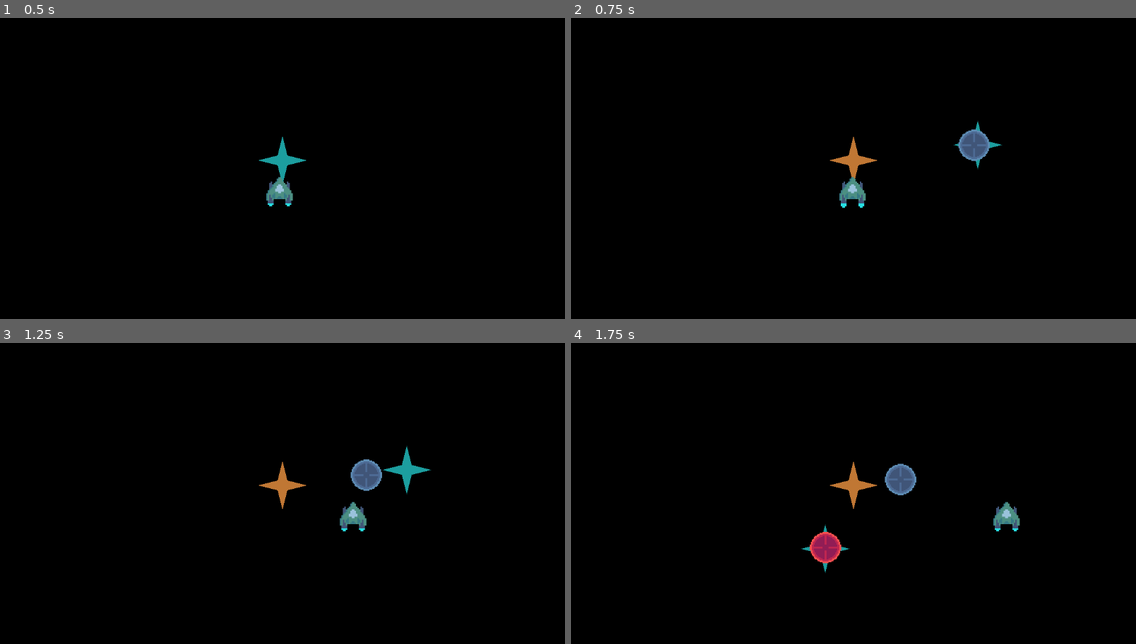
Above: before the commit, frames 1-4 (two rows, left to right).
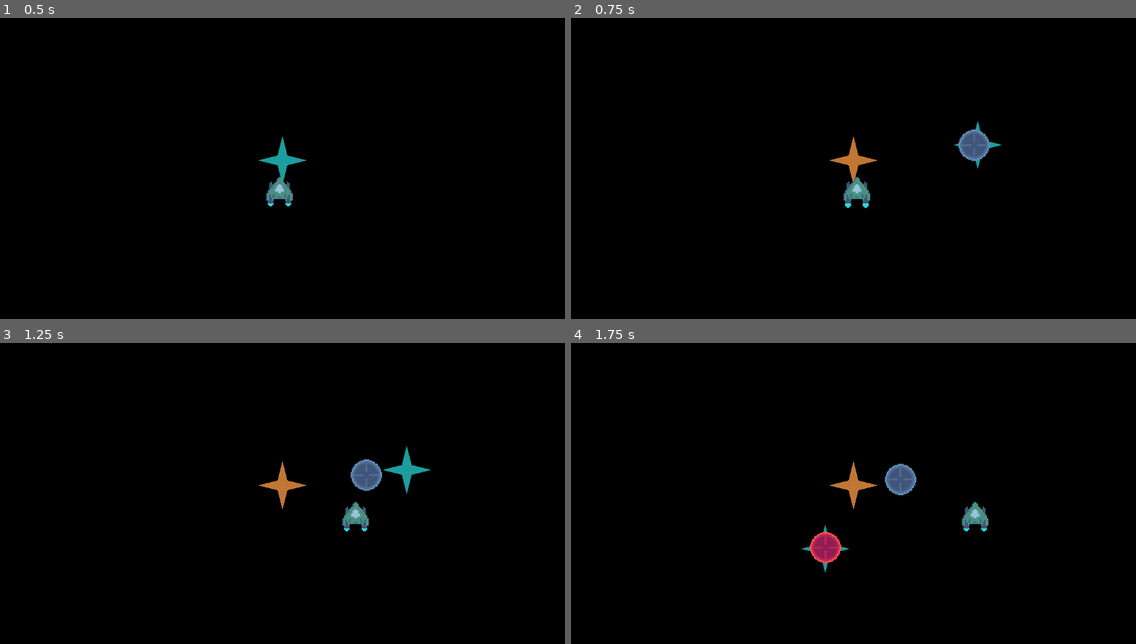
Above: after the commit, the same moments.

Repository: townofdon/godot-physics-test-2d
Game: Godot game, scene res://gameplay.tscn
Two runs of this game, one before a commit and one after it. Both use one fixed random seed, a clock stepped at 60 frames per second and the inputs below.
Inputs (mouse positions are in pixels of both pictures, inside the frame that each line leads up to):
- Up to frame 1 (0.5 s): no input
- Up to frame 2 (0.75 s): move the mouse to (977, 144) at 0.52 s; hold D (right) from 0.53 s (still down); hold Shift (shift) from 0.53 s (still down); click (977, 144) at 0.67 s
- Up to frame 3 (1.25 s): keep holding D (right); keep holding Shift (shift)
- Up to frame 4 (1.75 s): release D (right) at 1.25 s; release Shift (shift) at 1.25 s; drag from (740, 502) to (825, 547) at 1.27 s

Frame 1 is identical in both runs. In frame 2, 0.3% of the frame differs, in the area x 47-53%, y 52-64%; in frame 3, 0.2%; in frame 4, 0.6%, in the area x 69-80%, y 52-63%.

Commit message:
move SecondOrderDynamics constants to own class

Diff:
--- a/core/KinematicStats.gd
+++ b/core/KinematicStats.gd
@@ -8,23 +8,35 @@
 
 signal on_stats_changed
 
+var constants:KinematicConstants = KinematicConstants.new(DEFAULT_F, DEFAULT_Z, DEFAULT_R)
+
 @export_range(0.0001, 2, 0.0001, "exp") var f:float = DEFAULT_F:
 	get:
 		return f
 	set(value):
 		f = value
+		_update_constants()
 		on_stats_changed.emit()
 @export_range(0.001, 5, 0.001, "exp") var z:float = DEFAULT_Z:
 	get:
 		return z
 	set(value):
 		z = value
+		_update_constants()
 		on_stats_changed.emit()
 @export_range(-10, 10, 0.01) var r:float = DEFAULT_R:
 	get:
 		return r
 	set(value):
 		r = value
+		_update_constants()
+		on_stats_changed.emit()
+@export var use_pole_matching:bool = false:
+	get:
+		return use_pole_matching
+	set(value):
+		use_pole_matching = value
+		_update_constants()
 		on_stats_changed.emit()
 @export_range(0.5, 20, 0.5) var domain:float = 2.0:
 	get:
@@ -34,3 +46,9 @@
 		on_stats_changed.emit()
 
 @export var viz = Viz.Show.Vizualizer
+
+func _init() -> void:
+	_update_constants()
+
+func _update_constants() -> void:
+	constants = KinematicConstants.new(f, z, r, use_pole_matching)
--- a/core/SecondOrderDynamics.gd
+++ b/core/SecondOrderDynamics.gd
@@ -1,63 +1,47 @@
 extends RefCounted
 class_name SecondOrderDynamics
 
-# previous input
-var xp
-
 # state
-var y # output (position if Vector2)
+var xp # previous input
+var y  # output (position if Vector2)
 var yd # delta-output (velocity if Vector2)
-
-# constants
-var _w := 0.0
-var _z := 0.0
-var _d := 0.0
-var k1 := 0.0
-var k2 := 0.0
-var k3 := 0.0
 
 func _init(f:float, z:float, r:float, x0) -> void:
 	assert(typeof(x0) == TYPE_FLOAT || typeof(x0) == TYPE_VECTOR2)
-	# compute constants
-	_w = 2 * PI * f
-	_z = z
-	_d = _w * sqrt(abs(z * z - 1))
-	k1 = z / (PI * f)
-	k2 = 1 / (_w * _w)
-	k3 = r * z / _w
 	# initialize variables
 	xp = x0
 	y = x0
 	yd = x0
 
-func compute(delta:float, x) -> Variant:
+func compute(
+	delta:float,
+	kinematicConstants:KinematicConstants,
+	x,  # target value
+) -> Variant:
 	if (delta <= 0):
 		return y
-
 	assert(typeof(x) == typeof(xp))
 	var T:float = delta
-
+	var k1 = kinematicConstants.k1
+	var k2 = kinematicConstants.k2
+	var k3 = kinematicConstants.k3
+	var _w = kinematicConstants._w
+	var _z = kinematicConstants._z
+	var _d = kinematicConstants._d
 	# estimate change of input
 	var xd = (x - xp) / T
 	xp = x
-
 	## clamp k2 to guarantee stability without jitter
 	var k1_stable:float = k1
 	var k2_stable:float = max(k2, T*T/2 + T*k1/2, T*k1)
-
-	if (_w * T >= _z && _z < 0.75):
-		# use pole matching when the system is very fast
+	# use pole matching when the system is very fast
+	if (kinematicConstants.use_pole_matching && _w * T >= _z && _z < 0.75):
 		var t1:float = exp(-_z * _w * T)
 		var alpha:float = 2 * t1 * (cos(T*_d) if _z <= 1 else cosh(T*_d))
 		var beta:float = t1 * t1
 		var t2:float = T / (1 + beta - alpha)
 		k1_stable = (1 - beta) * t2
 		k2_stable = T * t2
-#
 	y = y + T * yd
 	yd = yd + T * (x + k3*xd - y - k1_stable*yd) / k2_stable
-
-	#y = y + T * yd
-	#yd = (k2*yd + (x + k3*xd - y) * T) / max(k2_stable + k1_stable * T, 0.001)
-
 	return y
--- /dev/null
+++ b/core/constants.gd
@@ -0,0 +1,4 @@
+extends Node
+class_name Constants
+
+const EPSILON = 0.00001
--- /dev/null
+++ b/core/kinematic_constants.gd
@@ -0,0 +1,29 @@
+extends Node
+class_name KinematicConstants
+
+# constants
+var _w := 0.0
+var _z := 0.0
+var _d := 0.0
+var k1 := 0.0
+var k2 := 0.0
+var k3 := 0.0
+
+var use_pole_matching:bool = false
+
+func _init(f:float, z:float, r:float, use_pole_matching:bool = false) -> void:
+	# compute constants
+	_w = 2 * PI * f
+	_z = z
+	_d = _w * sqrt(abs(z * z - 1))
+	k1 = z / (PI * f)
+	k2 = 1 / (_w * _w)
+	k3 = r * z / _w
+	self.use_pole_matching = use_pole_matching
+
+func lerp(other:KinematicConstants, t: float) -> KinematicConstants:
+	var f:float = lerp(self.f, other.f, clamp(t, 0, 1))
+	var z:float = lerp(self.z, other.z, clamp(t, 0, 1))
+	var r:float = lerp(self.r, other.r, clamp(t, 0, 1))
+	var out:KinematicConstants = KinematicConstants.new(f, z, r)
+	return out
--- a/entities/motor.gd
+++ b/entities/motor.gd
@@ -37,14 +37,16 @@
 	if self.throttle.length() > 1:
 		self.throttle = self.throttle.normalized()
 	if throttle.is_zero_approx():
-		if drag == null:
-			drag = SecondOrderDynamics.new(0.6, 1, 0, entity.velocity)
-		entity.velocity = drag.compute(delta, Vector2.ZERO)
-		# compute dynamics to continue the system
-		dynamics.compute(delta, Vector2.ZERO)
+		pass
+		#if drag == null:
+			#drag = SecondOrderDynamics.new(0.6, 1, 0, entity.velocity)
+		#entity.velocity = drag.compute(delta, Vector2.ZERO)
+		## compute dynamics to continue the system
+		#dynamics.compute(delta, Vector2.ZERO)
+		entity.velocity = dynamics.compute(delta, kinematic_stats.constants, Vector2.ZERO)
 	else:
 		var desired_velocity := throttle * entity.speed
-		entity.velocity = dynamics.compute(delta, desired_velocity)
+		entity.velocity = dynamics.compute(delta, kinematic_stats.constants, desired_velocity)
 		drag = null
 	throttle = Vector2.ZERO
 
--- a/resources/kinematic_stats.tres
+++ b/resources/kinematic_stats.tres
@@ -4,10 +4,10 @@
 
 [resource]
 script = ExtResource("1_5egc1")
-f = 1.0493
-z = 0.733
-r = -0.35
+f = 1.4214
+z = 1.31
+r = 0.12
+use_pole_matching = false
 domain = 0.5
-c_dots = Color(0.1463, 0.19, 0.188543, 1)
 viz = 0
 metadata/_custom_type_script = "uid://2x414g40wwmg"
Not shown, changed: addons/kinematics_viz/editor_property.gd
Not shown, changed: addons/kinematics_viz/viz_graph.gd
Not shown, added: core/constants.gd.uid
Not shown, added: core/kinematic_constants.gd.uid
